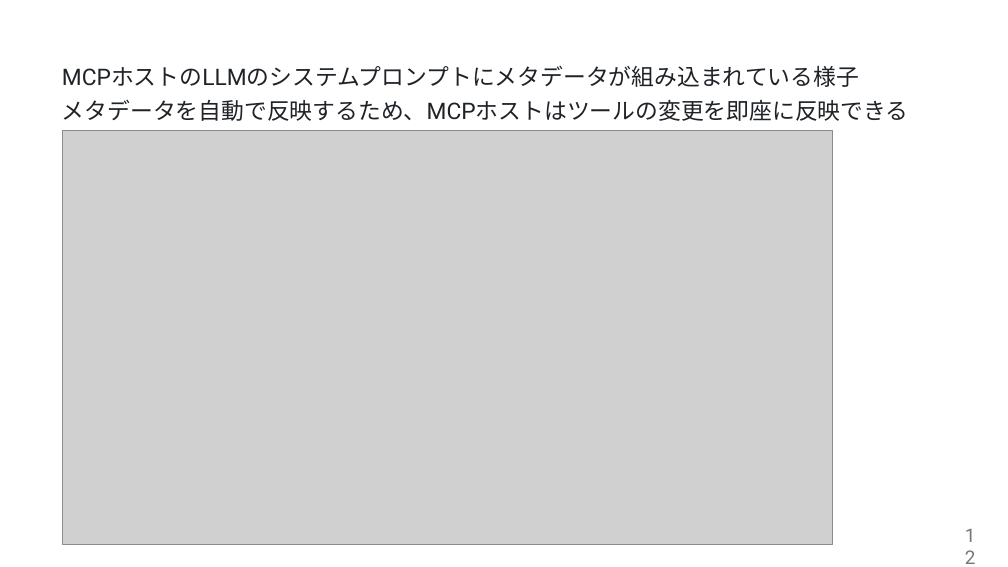
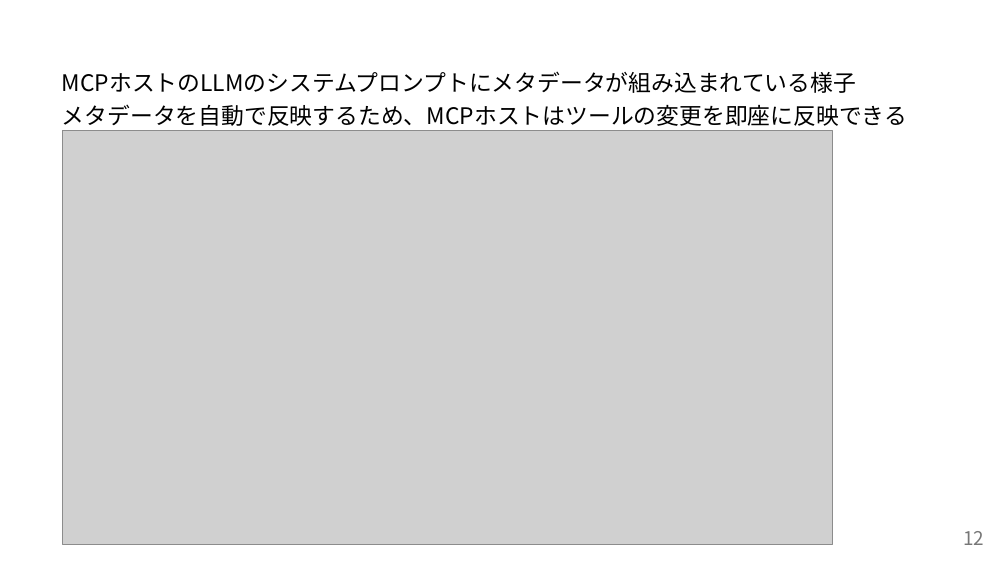
Before and after one commit to ShunsukeTamura06/mcp-study-materials, a slide deck: slide 12 of mcp-introduction.pptx. Drawn at 1008x567 pixels with LibreOffice and Linux fonts; fonts in the diff are those of the drawing; grey boxes stand for pictures. Boxes give left, top, right and bottom in pixels: in the first picture for what was removed or moved away, otherwise in the second. Text is boxed around its words. In the diff, an @@ line names an element or a change of style, - is before the commit and + after.

```diff
--- a/mcp-introduction.pptx
+++ b/mcp-introduction.pptx
@@ text removed at [62, 65, 859, 87] @@
-MCPホストのLLMのシステムプロンプトにメタデータが組み込まれている様⼦
@@ text added at [62, 71, 856, 93], 21.7 pt, text #000000 @@
+MCPホストのLLMのシステムプロンプトにメタデータが組み込まれている様子
@@ text at [62, 104, 907, 131]: text changed; font Lato to Noto Sans CJK JP; text colour #1F2328 to #000000 @@
-メタデータを⾃動で反映するため、MCPホストはツールの変更を即座に反映できる
+メタデータを自動で反映するため、MCPホストはツールの変更を即座に反映できる
@@ text "12" at [963, 531, 984, 545]: font Roboto to Noto Sans CJK JP @@
```
Also in this commit, not shown: 17 other slides changed, 1 slide added, 1 slide removed, 1 other file.
